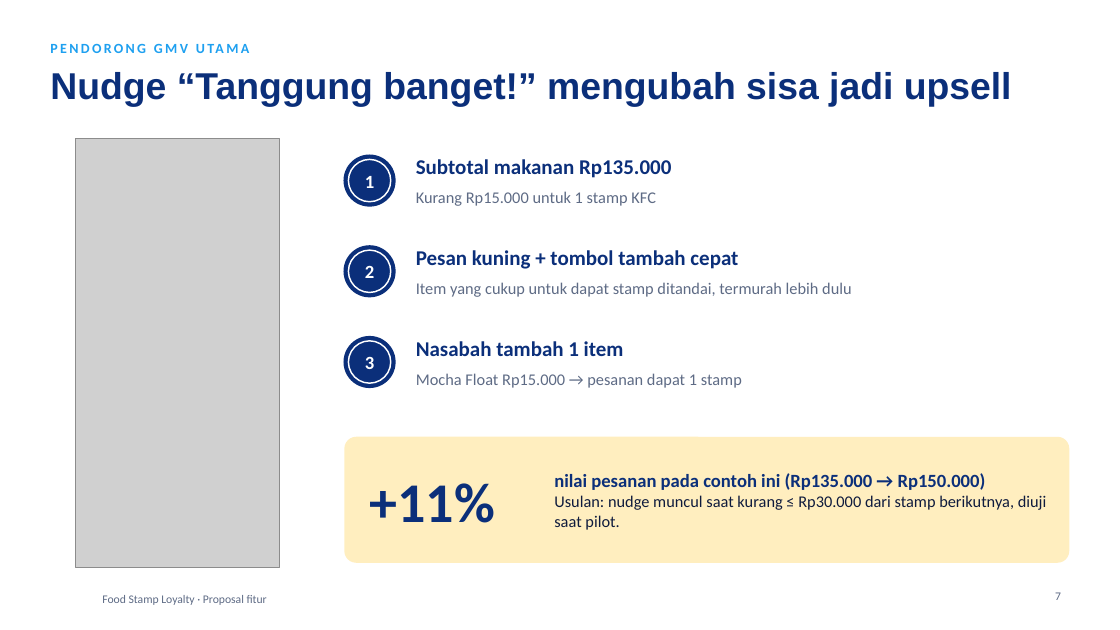
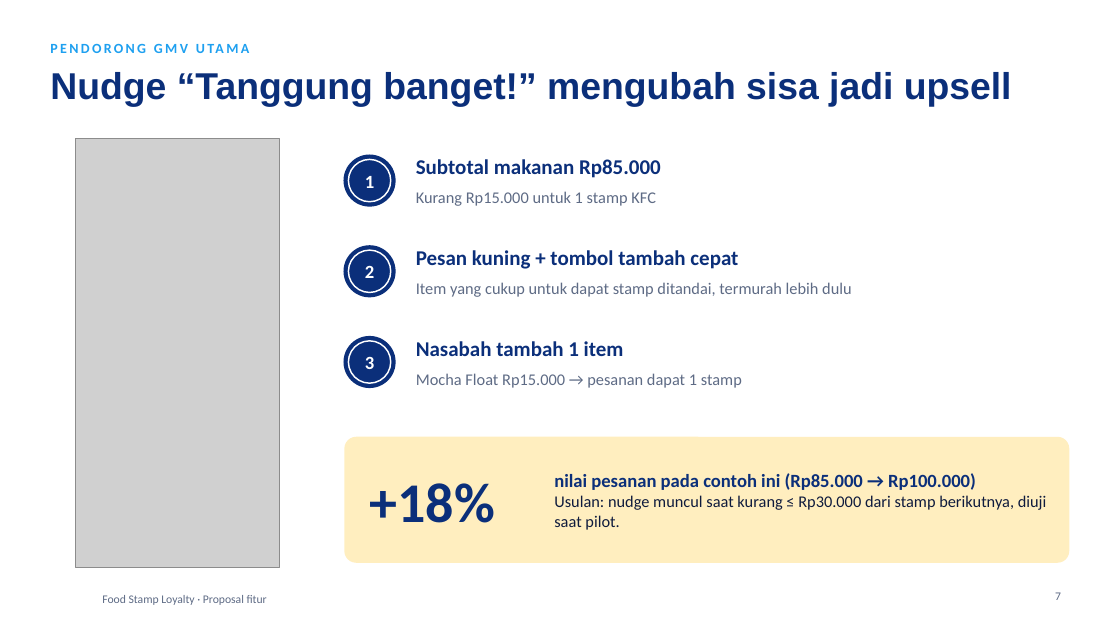
Before and after one commit to ZidaNeRP/livin-food-stamp-loyalty, a slide deck: slide 7 of presentasi/Livin-Food-Stamp-Loyalty.pptx. Drawn at 1120x630 pixels with LibreOffice and Linux fonts; fonts in the diff are those of the drawing; grey boxes stand for pictures; background and template pictures are left out. Boxes give left, top, right and bottom in pixels: in the first picture for what was removed or moved away, otherwise in the second. Text is boxed around its words. In the diff, an @@ line names an element or a change of style, - is before the commit and + after.

Commit message:
Set stamp threshold back to Rp100.000
- STAMP_VALUE is Rp100.000 again; UI text follows it.
- Demo carts: Rp85.000 (nudge, Rp15.000 short) and Rp220.000
  (2 stamps, Rp20.000 forfeited).
- Tests, README and the stakeholder deck updated to match
  (merchant reward cost back to 5,5% per Rp1 juta).

```diff
--- a/presentasi/Livin-Food-Stamp-Loyalty.pptx
+++ b/presentasi/Livin-Food-Stamp-Loyalty.pptx
@@ text at <box>416,159,661,178</box>: text changed @@
-Subtotal makanan Rp135.000
+Subtotal makanan Rp85.000
@@ text at <box>554,473,976,490</box>: text changed @@
-nilai pesanan pada contoh ini (Rp135.000 → Rp150.000)
+nilai pesanan pada contoh ini (Rp85.000 → Rp100.000)
@@ text at <box>370,483,495,523</box>: text changed @@
-+11%
++18%
```
Also in this commit, not shown: 6 other slides changed, 4 other files.
